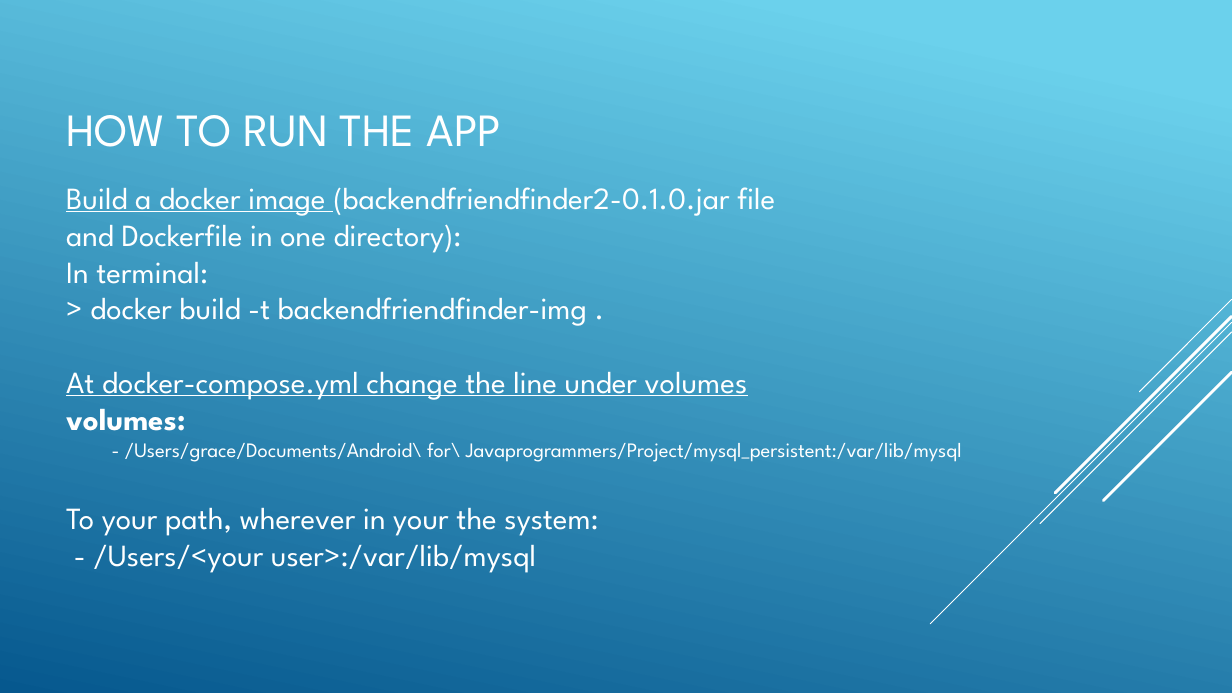
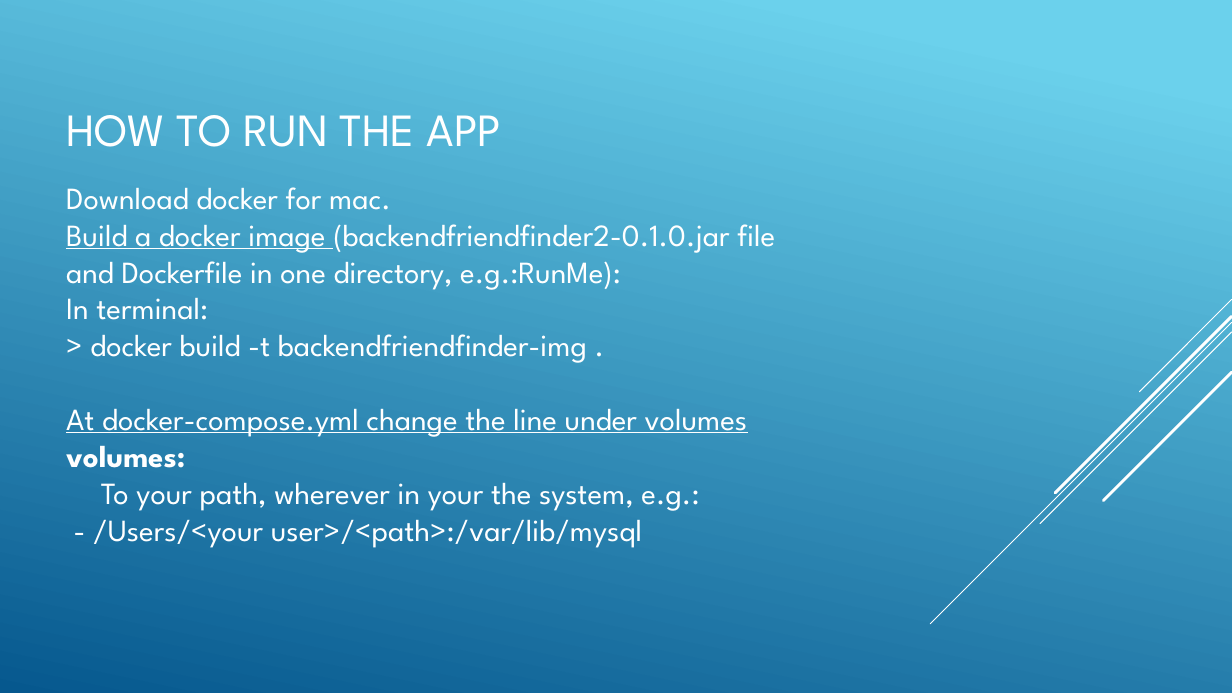
Before and after one commit to davidmszab0/Practice, a slide deck: slide 10 of android tutorials/Project/FriendFinder 1.0/friendFinder.pptx. Drawn at 1232x693 pixels with LibreOffice and Linux fonts; fonts in the diff are those of the drawing. Boxes give left, top, right and bottom in pixels: in the first picture for what was removed or moved away, otherwise in the second. Text is boxed around its words. In the diff, an @@ line names an element or a change of style, - is before the commit and + after.

```diff
--- a/android tutorials/Project/FriendFinder 1.0/friendFinder.pptx
+++ b/android tutorials/Project/FriendFinder 1.0/friendFinder.pptx
@@ text at bbox=[66, 187, 391, 210]: paragraph added @@
+Download docker for mac.
@@ text at bbox=[66, 252, 621, 290]: text changed @@
-and Dockerfile in one directory):
+and Dockerfile in one directory, e.g.:RunMe):
@@ text at bbox=[66, 445, 699, 548]: text changed; size 16 to 24 pt @@
-volumes:
-- /Users/grace/Documents/Android\ for\ Javaprogrammers/Project/mysql_persistent:/var/lib/mysql
-To your path, wherever in your the system:
-- /Users/<your user>:/var/lib/mysql
+volumes:
+To your path, wherever in your the system, e.g.:
+- /Users/<your user>/<path>:/var/lib/mysql
```
Also in this commit, not shown: 1 other slide changed, 1 other file.
